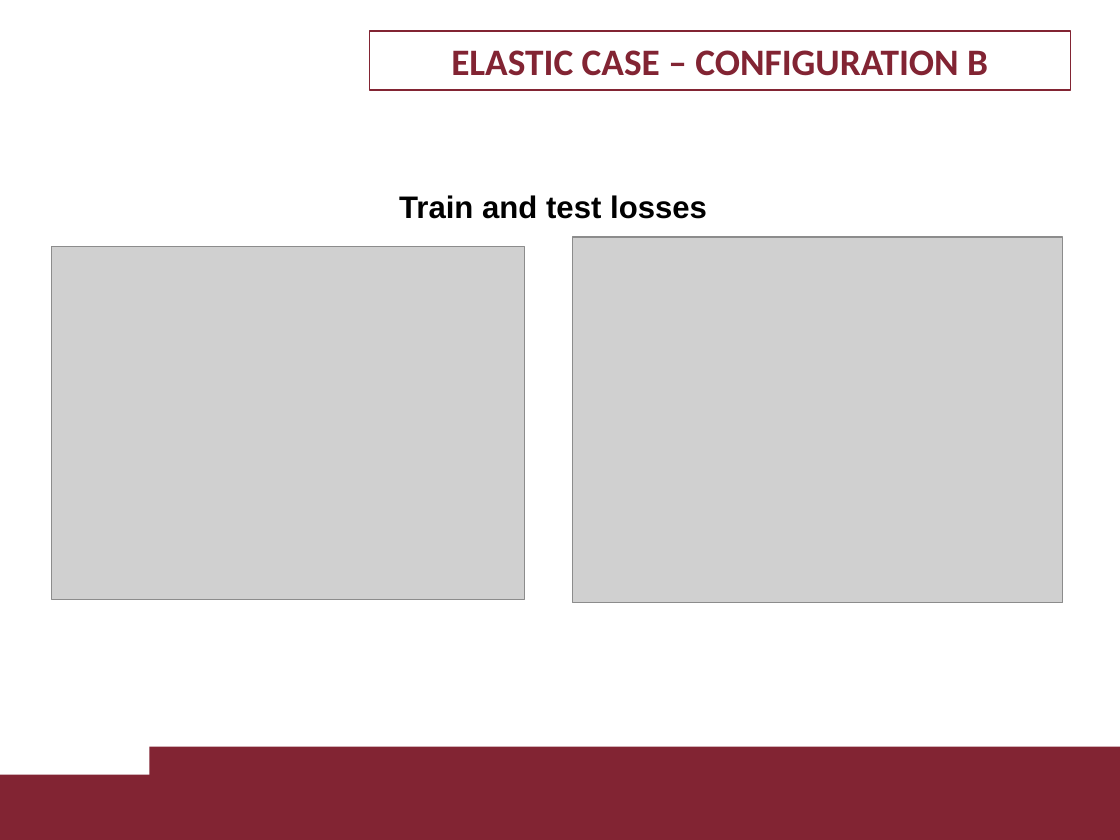
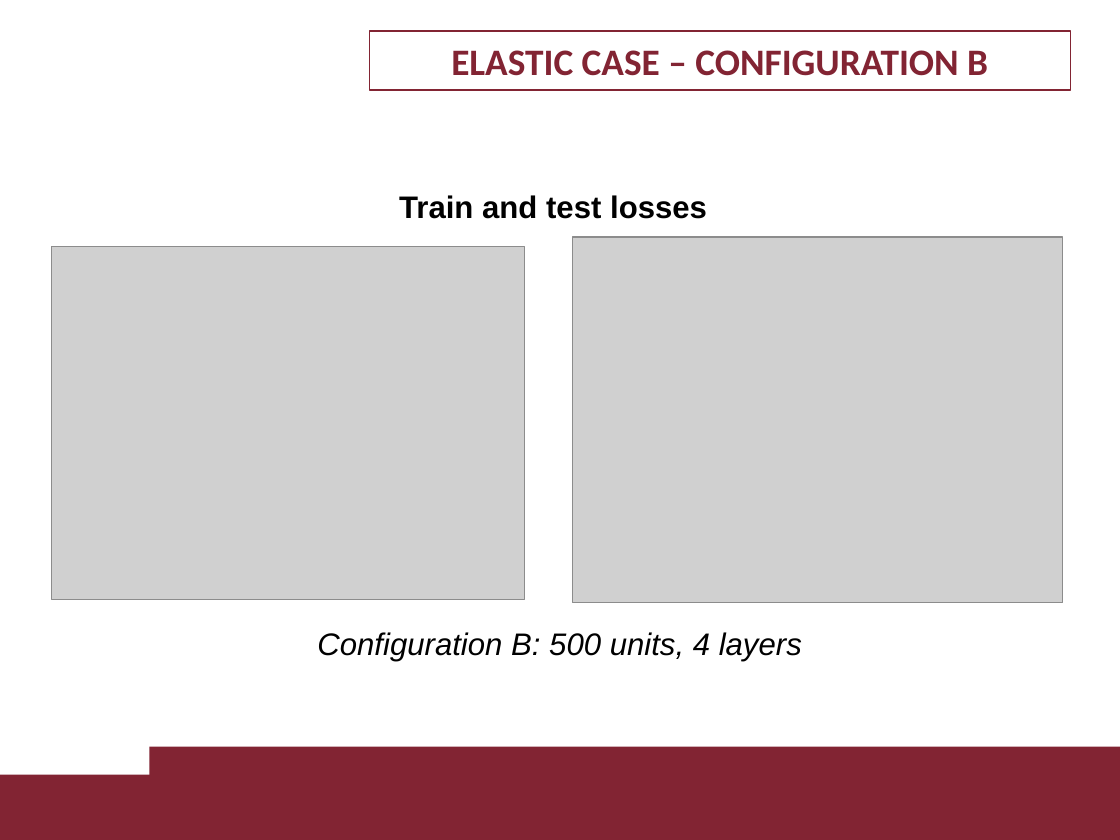
Before and after one commit to LorCir28/lagrangian_neural_network_with_PDcontroller_gravity_cancellation, a slide deck: slide 24 of 1895955_1884561 project/presentation/1895955_1884561.pptx. Drawn at 1120x840 pixels with LibreOffice and Linux fonts; fonts in the diff are those of the drawing; grey boxes stand for pictures; background and template pictures are left out. Boxes give left, top, right and bottom in pixels: in the first picture for what was removed or moved away, otherwise in the second. Text is boxed around its words. In the diff, an @@ line names an element or a change of style, - is before the commit and + after.

```diff
--- a/1895955_1884561 project/presentation/1895955_1884561.pptx
+++ b/1895955_1884561 project/presentation/1895955_1884561.pptx
@@ text added at [317,632,802,661], 20 pt, text #000000, italic @@
+Configuration B: 500 units, 4 layers
```
Also in this commit, not shown: 6 other slides changed, 6 slides added, 6 slides removed, 20 other files.
